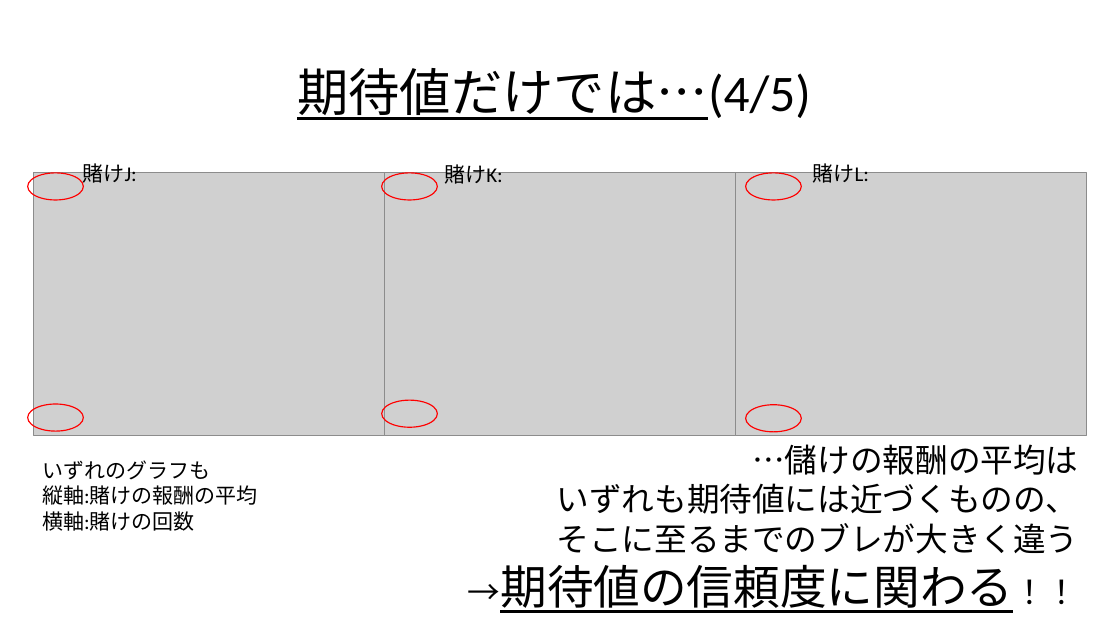
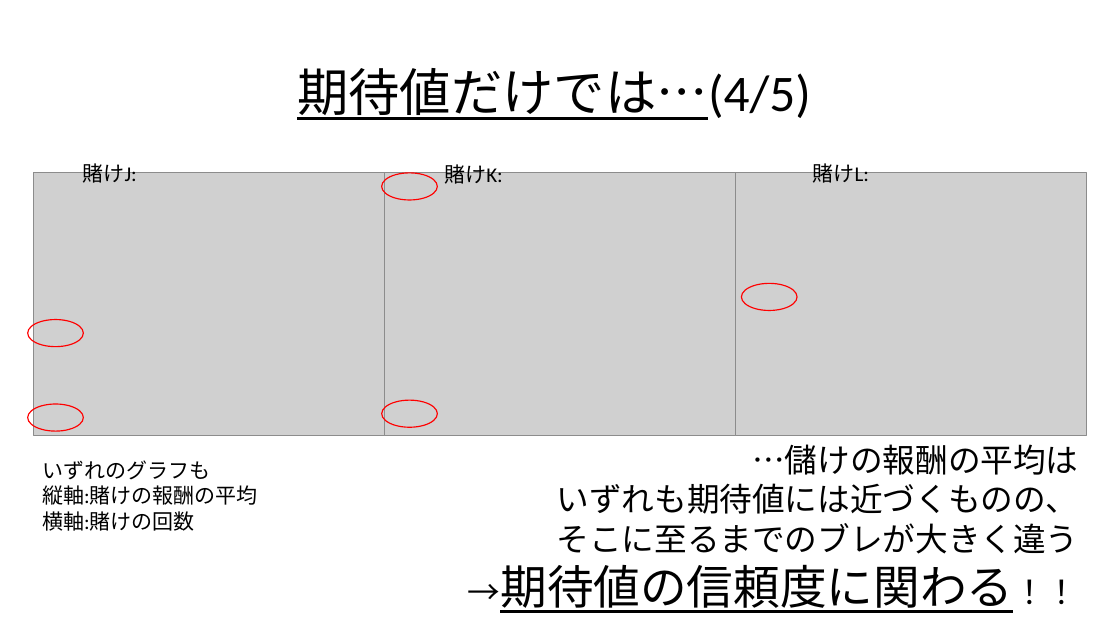
Before and after one commit to Ryo-KATAYAMA/Senior_Project, a slide deck: slide 109 of Chapter4_1.pptx (slide 103 before the commit). Drawn at 1120x630 pixels with LibreOffice and Linux fonts; fonts in the diff are those of the drawing; grey boxes stand for pictures. Boxes give left, top, right and bottom in pixels: in the first picture for what was removed or moved away, otherwise in the second. Text is boxed around its words. In the diff, an @@ line names an element or a change of style, - is before the commit and + after.

```diff
--- a/Chapter4_1.pptx
+++ b/Chapter4_1.pptx
@@ ellipse: place and size @@
-ellipse at (746,173,802,200)
+ellipse at (742,283,797,310)
@@ ellipse: place and size @@
-ellipse at (28,173,83,200)
+ellipse at (28,319,83,346)
@@ ellipse removed at (746,405,802,432) @@
```
Also in this commit, not shown: 40 other slides changed, 6 slides added.
